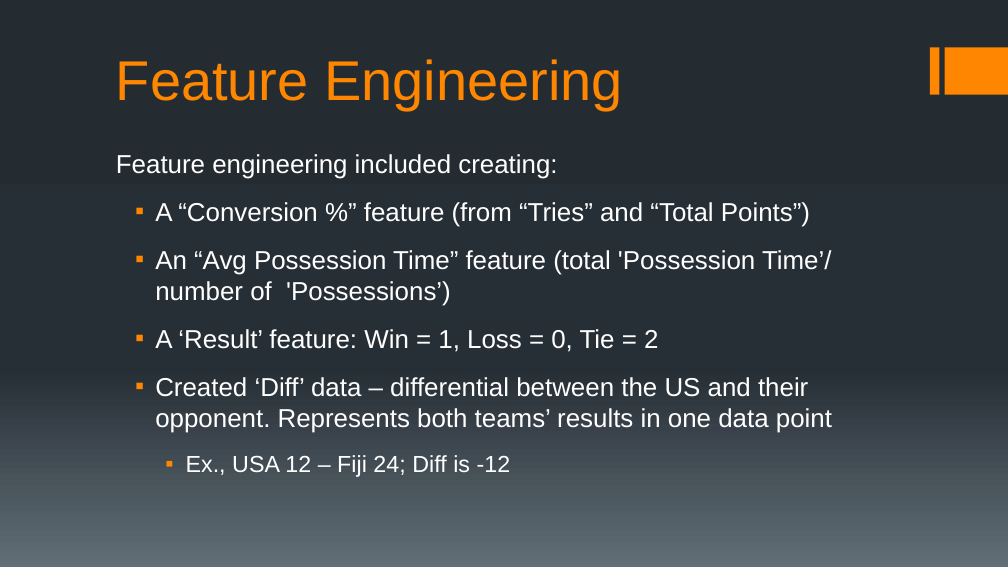
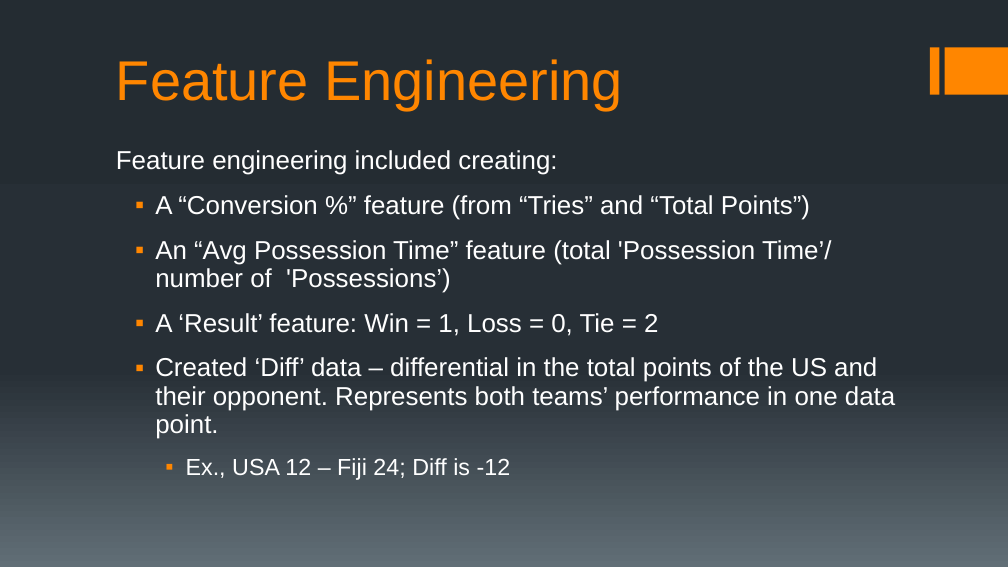
Before and after one commit to chudzikr/Springboard_Capstone1, a slide deck: slide 7 of reports/Capstone1_Final_Report_Pres.pptx. Drawn at 1008x567 pixels with LibreOffice and Linux fonts; fonts in the diff are those of the drawing. Boxes give left, top, right and bottom in pixels: in the first picture for what was removed or moved away, otherwise in the second. Text is boxed around its words. In the diff, an @@ line names an element or a change of style, - is before the commit and + after.

```diff
--- a/reports/Capstone1_Final_Report_Pres.pptx
+++ b/reports/Capstone1_Final_Report_Pres.pptx
@@ text at <box>116,150,831,480</box>: line spacing 1 to 0.9 @@
@@ text at <box>155,357,895,439</box>: text changed @@
-▪ Created ‘Diff’ data – differential between the US and their opponent. Represents both teams’ results in one data point
+▪ Created ‘Diff’ data – differential in the total points of the US and their opponent. Represents both teams’ performance in one data point.
```
Also in this commit, not shown: 4 other slides changed, 1 slide removed.
